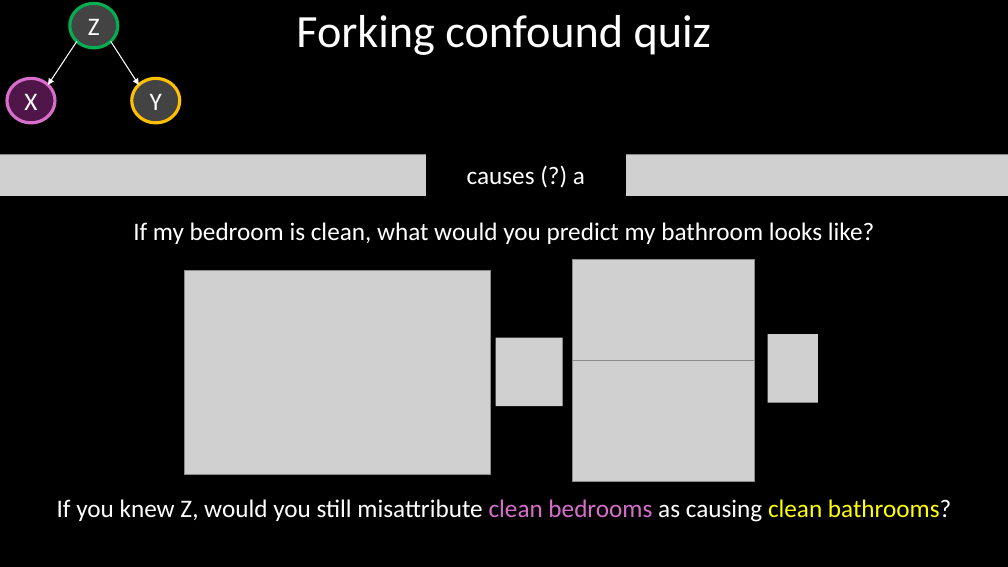
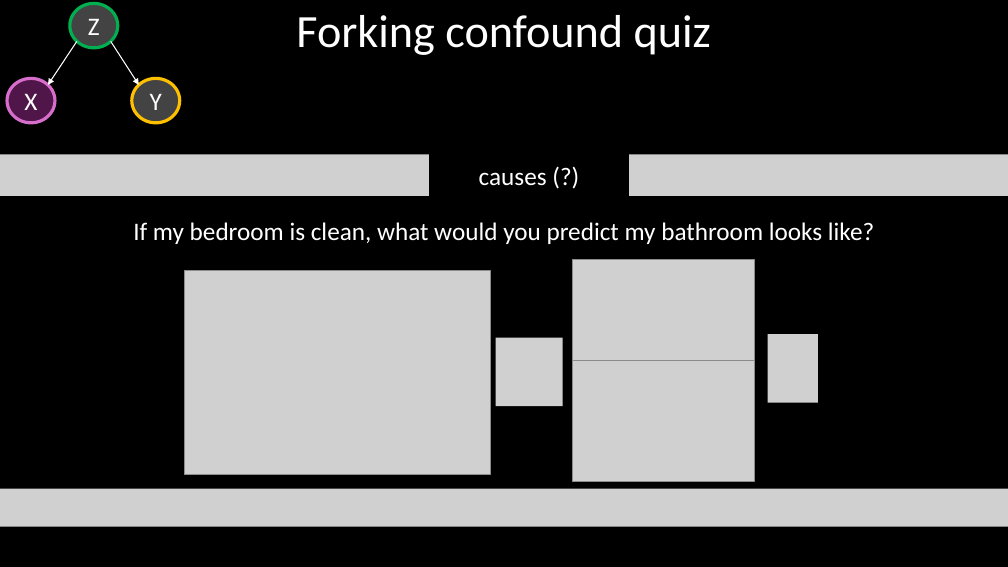
Before and after one commit to DeonRoos/stats-for-biologists, a slide deck: slide 14 of Lectures/Lecture 07.2 Confounding.pptx (slide 12 before the commit). Drawn at 1008x567 pixels with LibreOffice and Linux fonts; fonts in the diff are those of the drawing; grey boxes stand for pictures. Boxes give left, top, right and bottom in pixels: in the first picture for what was removed or moved away, otherwise in the second. Text is boxed around its words. In the diff, an @@ line names an element or a change of style, - is before the commit and + after.

```diff
--- a/Lectures/Lecture 07.2 Confounding.pptx
+++ b/Lectures/Lecture 07.2 Confounding.pptx
@@ text in rectangle at bbox=[479, 172, 547, 186]: text changed @@
-causes (?) a
+causes (?)
@@ picture added at bbox=[0, 488, 1008, 526] @@
@@ text removed at bbox=[57, 499, 951, 522] @@
-If you knew Z, would you still misattribute clean bedrooms as causing clean bathrooms?
```
Also in this commit, not shown: 11 other slides changed, 8 slides added, 7 slides removed, 10 other files.
